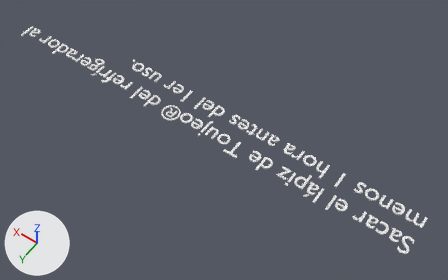
An edit to the Blender file Medical/Assets/AR2/Seba/IntroducciónRA2/texto 1.2.blend, drawn before and after from the same camera.
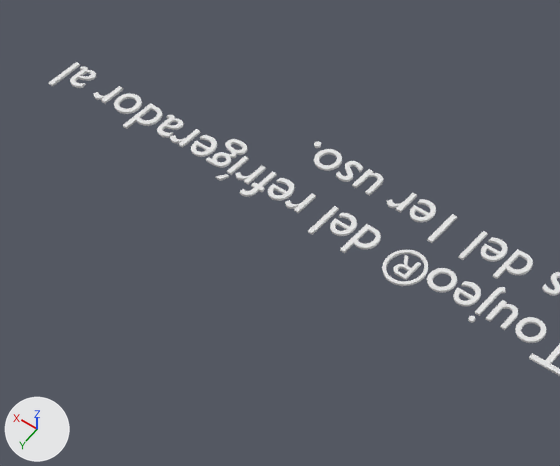
Old and new are each drawn whole from a 50 mm camera at (0.13, 8.18, 26.87) aimed at (8.62, -3.7, 8.2) and again close up on the part from 0% to 53% of the width and 0% to 70% of the height. Arrows for +X, +Y and +Z are at lower left; the lights stay in place.

Script lines for the objects in view, before the commit:
```python
txt_text = bpy.data.curves.new('Text', 'FONT')
txt_text.body = 'Sacar el lápiz de Toujeo® del refrígerador al \nmenos 1 hora antes del 1er uso.'
txt_text.extrude = 0.022
ob_text = bpy.data.objects.new('Text', txt_text)
ob_text.location = (0.78, -3.6, 8.75)
```
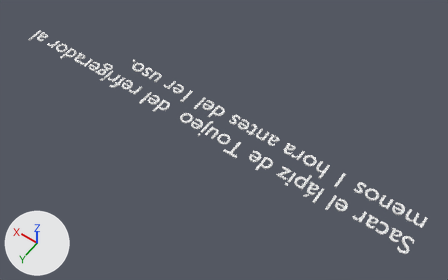
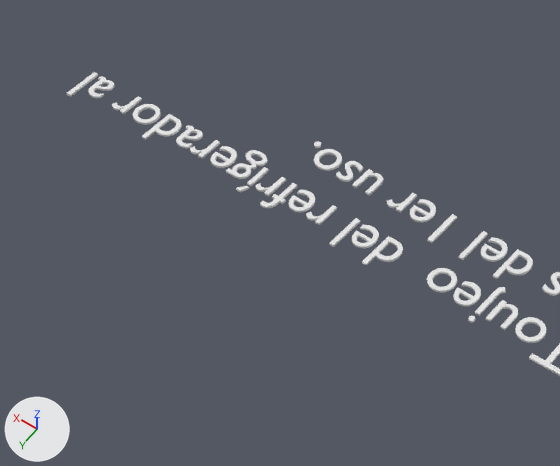
Where the change shows, as pixel boxes [x1, y1, x2, y2] in the close-ups (560 x 466 px):
'Text', text changed: before [49, 62, 560, 376]; after [67, 72, 560, 376]

Patch to the scene script:
```diff
--- a/Medical/Assets/AR2/Seba/IntroducciónRA2/texto 1.2.blend.py
+++ b/Medical/Assets/AR2/Seba/IntroducciónRA2/texto 1.2.blend.py
@@ txt_text @@
 txt_text = bpy.data.curves.new('Text', 'FONT')
-txt_text.body = 'Sacar el lápiz de Toujeo® del refrígerador al \nmenos 1 hora antes del 1er uso.'
+txt_text.body = 'Sacar el lápiz de Toujeo  del refrígerador al \nmenos 1 hora antes del 1er uso.'
 txt_text.extrude = 0.022
```
